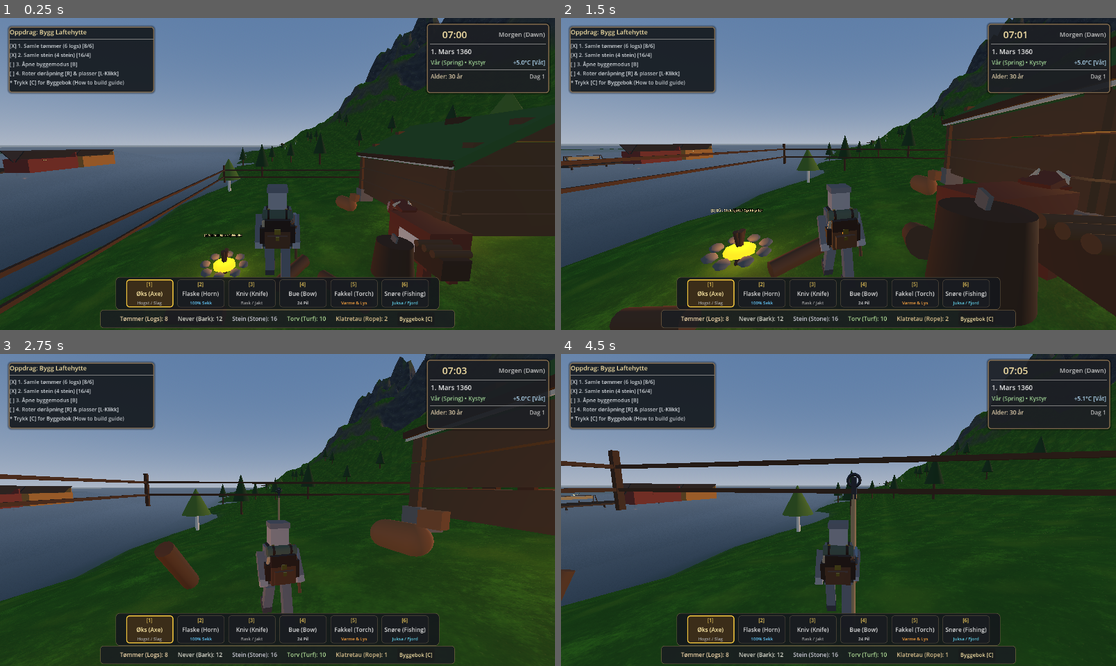
Above: before the commit, frames 1-4 (two rows, left to right).
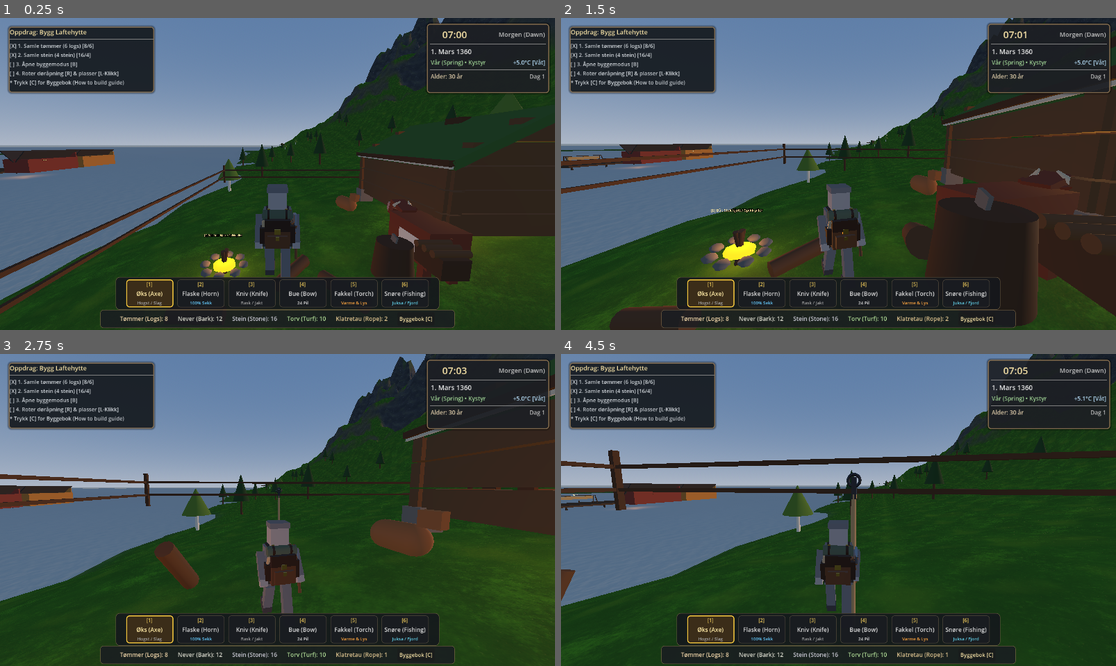
Above: after the commit, the same moments.

Repository: erlfas/medieval-bergen
Game: Godot game, scene res://scenes/main.tscn
The game is run twice, just before and just after one commit, with the same random seed, the same clock (stepped at 60 frames per second) and the same inputs.
Inputs (mouse positions are in pixels of both pictures, inside the frame that each line leads up to):
- Up to frame 1 (0.25 s): no input
- Up to frame 2 (1.5 s): tap Enter at 0.5 s; move the mouse to (866, 174) at 0.52 s; hold Tab (cycle_piece_next) 0.53-1.28 s; hold W (move_forward) from 0.53 s (still down); click (866, 174) at 0.67 s; tap Space (jump) at 0.77, 1.07 s; move the mouse to (810, 174) at 1.27 s; tap Q (cycle_piece_prev) at 1.35 s
- Up to frame 3 (2.75 s): keep holding W (move_forward); tap Space (jump) at 1.52, 1.82 s; move the mouse to (288, 503) at 2.02 s; hold T (deploy_rope) from 2.03 s (still down)
- Up to frame 4 (4.5 s): keep holding W (move_forward); move the mouse to (832, 516) at 2.77 s; release T (deploy_rope) at 2.78 s; tap H (eat_food) at 2.85 s; click (832, 516) at 2.92 s; tap Space (jump) at 3.02, 3.32, 3.77, 4.07 s; move the mouse to (877, 513) at 3.52 s; hold E (interact) 3.53-4.28 s; move the mouse to (794, 506) at 4.27 s; click (794, 506) at 4.35 s

The runs differ from the first frame. In frame 1, 6.9% of the frame differs, in the area x 0-46%, y 41-91%; in frame 2, 6.2%; in frame 3, 4.6%; in frame 4, 7.0%, in the area x 0-51%, y 44-81%.

Commit message:
feat(graphics): implement realistic WebGL 2.0 fjord water shader with Gerstner waves and depth foam

Diff:
--- a/scripts/terrain/bergen_terrain_generator.gd
+++ b/scripts/terrain/bergen_terrain_generator.gd
@@ -443,17 +443,85 @@
 
 	var plane_mesh := PlaneMesh.new()
 	plane_mesh.size = world_size * 1.1
-	plane_mesh.subdivide_width = 16
-	plane_mesh.subdivide_depth = 16
+	plane_mesh.subdivide_width = 128
+	plane_mesh.subdivide_depth = 128
 	water_plane_instance.mesh = plane_mesh
 	water_plane_instance.position.y = sea_level
 
-	var water_mat := StandardMaterial3D.new()
-	water_mat.albedo_color = Color(0.10, 0.22, 0.28, 0.82)
-	water_mat.transparency = BaseMaterial3D.TRANSPARENCY_ALPHA
-	water_mat.roughness = 0.15
-	water_mat.metallic = 0.1
-	water_plane_instance.material_override = water_mat
+	var water_shader = load("res://shaders/fjord_water.gdshader")
+	if water_shader:
+		var shader_mat := ShaderMaterial.new()
+		shader_mat.shader = water_shader
+
+		# Generate seamless procedural ripple normal maps
+		var noise1 := FastNoiseLite.new()
+		noise1.seed = 1360
+		noise1.noise_type = FastNoiseLite.TYPE_SIMPLEX_SMOOTH
+		noise1.frequency = 0.04
+		var norm_tex1 := NoiseTexture2D.new()
+		norm_tex1.seamless = true
+		norm_tex1.as_normal_map = true
+		norm_tex1.bump_strength = 5.0
+		norm_tex1.width = 256
+		norm_tex1.height = 256
+		norm_tex1.noise = noise1
+
+		var noise2 := FastNoiseLite.new()
+		noise2.seed = 1360 + 101
+		noise2.noise_type = FastNoiseLite.TYPE_SIMPLEX_SMOOTH
+		noise2.frequency = 0.07
+		var norm_tex2 := NoiseTexture2D.new()
+		norm_tex2.seamless = true
+		norm_tex2.as_normal_map = true
+		norm_tex2.bump_strength = 4.0
+		norm_tex2.width = 256
+		norm_tex2.height = 256
+		norm_tex2.noise = noise2
+
+		shader_mat.set_shader_parameter("wave_normal1", norm_tex1)
+		shader_mat.set_shader_parameter("wave_normal2", norm_tex2)
+		shader_mat.set_shader_parameter("wave_speed", 0.9)
+		shader_mat.set_shader_parameter("wave_amplitude", 0.22)
+		shader_mat.set_shader_parameter("wave_frequency", 0.045)
+		shader_mat.set_shader_parameter("foam_distance", 0.75)
+		water_plane_instance.material_override = shader_mat
+	else:
+		var water_mat := StandardMaterial3D.new()
+		water_mat.albedo_color = Color(0.10, 0.22, 0.28, 0.82)
+		water_mat.transparency = BaseMaterial3D.TRANSPARENCY_ALPHA
+		water_mat.roughness = 0.15
+		water_mat.metallic = 0.1
+		water_plane_instance.material_override = water_mat
+
+## Computes dynamic fjord water height at world position (x, z) synchronized with the shader
+func sample_water_height(x: float, z: float, time_sec: float = -1.0) -> float:
+	var t: float = time_sec
+	if t < 0.0:
+		t = float(Time.get_ticks_msec()) * 0.001
+
+	var wave_speed := 0.9
+	var wave_amplitude := 0.22
+	var wave_frequency := 0.045
+
+	var effective_time: float = t * wave_speed
+
+	var dir1 := Vector2(0.8, 0.6)
+	var k1 := wave_frequency
+	var phase1: float = (dir1.x * x + dir1.y * z) * k1 + effective_time * 1.2
+	var w1: float = sin(phase1)
+
+	var dir2 := Vector2(-0.6, 0.8)
+	var k2 := wave_frequency * 1.7
+	var phase2: float = (dir2.x * x + dir2.y * z) * k2 + effective_time * 1.5
+	var w2: float = sin(phase2)
+
+	var dir3 := Vector2(0.35, -0.93)
+	var k3 := wave_frequency * 3.2
+	var phase3: float = (dir3.x * x + dir3.y * z) * k3 + effective_time * 2.1
+	var w3: float = sin(phase3)
+
+	var wave_h: float = (w1 * 0.55 + w2 * 0.30 + w3 * 0.15) * wave_amplitude
+	return sea_level + wave_h
 
 func _generate_farmsteads() -> void:
 	var farmsteads_container := get_node_or_null("Farmsteads") as Node3D
--- /dev/null
+++ b/shaders/fjord_water.gdshader
@@ -0,0 +1,104 @@
+shader_type spatial;
+render_mode cull_back, diffuse_lambert, specular_schlick_ggx;
+
+// Bergen 1360 - Realistic Norwegian Fjord Water Shader
+// WebGL 2.0 / GL Compatibility Compliant
+// Features:
+// 1. Multi-harmonic Gerstner wave vertex displacement for realistic swells and surface chop.
+// 2. Analytic surface normal calculation for accurate sunlight specular reflection.
+// 3. Two-tone Beer-Lambert depth absorption (shallow turquoise shoreline to deep cold Byfjorden navy).
+// 4. Contact shoreline foam and wave crest white-caps.
+// 5. Dual scrolling ripple normal maps for micro-turbulence.
+// 6. Schlick Fresnel reflection for grazing-angle sky sheen.
+
+uniform vec4 shallow_color : source_color = vec4(0.12, 0.40, 0.44, 0.80);
+uniform vec4 deep_color : source_color = vec4(0.03, 0.09, 0.16, 0.95);
+uniform vec4 foam_color : source_color = vec4(0.88, 0.93, 0.96, 0.85);
+
+uniform float wave_speed : hint_range(0.1, 4.0) = 0.9;
+uniform float wave_amplitude : hint_range(0.01, 1.0) = 0.22;
+uniform float wave_frequency : hint_range(0.01, 0.2) = 0.045;
+uniform float foam_distance : hint_range(0.1, 3.0) = 0.75;
+uniform float water_roughness : hint_range(0.0, 1.0) = 0.08;
+uniform float water_metallic : hint_range(0.0, 1.0) = 0.12;
+
+uniform sampler2D wave_normal1 : hint_normal, filter_linear_mipmap, repeat_enable;
+uniform sampler2D wave_normal2 : hint_normal, filter_linear_mipmap, repeat_enable;
+uniform sampler2D depth_texture : hint_depth_texture, filter_linear_mipmap;
+uniform sampler2D screen_texture : hint_screen_texture, filter_linear_mipmap;
+
+varying vec3 v_world_pos;
+varying float v_wave_height;
+
+void vertex() {
+	vec3 world_pos = (MODEL_MATRIX * vec4(VERTEX, 1.0)).xyz;
+	float time = TIME * wave_speed;
+
+	// Multi-harmonic Gerstner wave displacement
+	vec2 dir1 = vec2(0.8, 0.6);
+	float k1 = wave_frequency;
+	float phase1 = dot(dir1, world_pos.xz) * k1 + time * 1.2;
+	float w1 = sin(phase1);
+
+	vec2 dir2 = vec2(-0.6, 0.8);
+	float k2 = wave_frequency * 1.7;
+	float phase2 = dot(dir2, world_pos.xz) * k2 + time * 1.5;
+	float w2 = sin(phase2);
+
+	vec2 dir3 = vec2(0.35, -0.93);
+	float k3 = wave_frequency * 3.2;
+	float phase3 = dot(dir3, world_pos.xz) * k3 + time * 2.1;
+	float w3 = sin(phase3);
+
+	float wave_h = (w1 * 0.55 + w2 * 0.30 + w3 * 0.15) * wave_amplitude;
+	VERTEX.y += wave_h;
+	v_wave_height = wave_h;
+
+	// Analytic wave normal derivatives
+	float dw_dx = (cos(phase1) * dir1.x * k1 * 0.55 + cos(phase2) * dir2.x * k2 * 0.30 + cos(phase3) * dir3.x * k3 * 0.15) * wave_amplitude;
+	float dw_dz = (cos(phase1) * dir1.y * k1 * 0.55 + cos(phase2) * dir2.y * k2 * 0.30 + cos(phase3) * dir3.y * k3 * 0.15) * wave_amplitude;
+	vec3 wave_normal = normalize(vec3(-dw_dx, 1.0, -dw_dz));
+	NORMAL = (MODEL_NORMAL_MATRIX * wave_normal);
+
+	v_world_pos = (MODEL_MATRIX * vec4(VERTEX, 1.0)).xyz;
+}
+
+void fragment() {
+	// Reconstruct linear eye depth from depth texture
+	float depth_raw = texture(depth_texture, SCREEN_UV).r;
+	vec3 ndc = vec3(SCREEN_UV * 2.0 - 1.0, depth_raw);
+	vec4 view_pos = INV_PROJECTION_MATRIX * vec4(ndc, 1.0);
+	view_pos.xyz /= view_pos.w;
+	float linear_depth = -view_pos.z;
+	float water_depth = max(linear_depth - (-VERTEX.z), 0.0);
+
+	// Beer-Lambert depth absorption (shallow turquoise -> deep Byfjorden Atlantic navy)
+	float depth_factor = clamp(water_depth / 4.5, 0.0, 1.0);
+	vec3 water_col = mix(shallow_color.rgb, deep_color.rgb, depth_factor);
+	float water_alpha = mix(shallow_color.a, deep_color.a, depth_factor);
+
+	// Dual scrolling micro-ripple normal maps
+	vec2 uv_scroll1 = v_world_pos.xz * 0.06 + vec2(TIME * 0.025, TIME * 0.015);
+	vec2 uv_scroll2 = v_world_pos.xz * 0.11 - vec2(TIME * 0.018, TIME * 0.030);
+	vec3 n1 = texture(wave_normal1, uv_scroll1).rgb * 2.0 - 1.0;
+	vec3 n2 = texture(wave_normal2, uv_scroll2).rgb * 2.0 - 1.0;
+	vec3 ripple_normal = normalize(NORMAL + (n1.xzy + n2.xzy) * 0.35);
+	NORMAL = ripple_normal;
+
+	// Shoreline & contact foam
+	float foam_edge = 1.0 - smoothstep(0.0, foam_distance, water_depth);
+	// Wave crest foam
+	float crest_foam = clamp((v_wave_height - wave_amplitude * 0.55) * 6.0, 0.0, 1.0);
+	float total_foam = clamp(foam_edge * 1.1 + crest_foam * 0.7, 0.0, 1.0);
+
+	// Fresnel reflectance
+	float fresnel = pow(1.0 - max(dot(NORMAL, VIEW), 0.0), 4.0);
+	vec3 final_color = mix(water_col, foam_color.rgb, total_foam * foam_color.a);
+	final_color = mix(final_color, vec3(0.55, 0.70, 0.82), fresnel * 0.40);
+
+	ALBEDO = final_color;
+	ALPHA = mix(water_alpha, 1.0, total_foam * 0.85);
+	ROUGHNESS = mix(water_roughness, 0.7, total_foam);
+	METALLIC = water_metallic;
+	SPECULAR = 0.5;
+}
